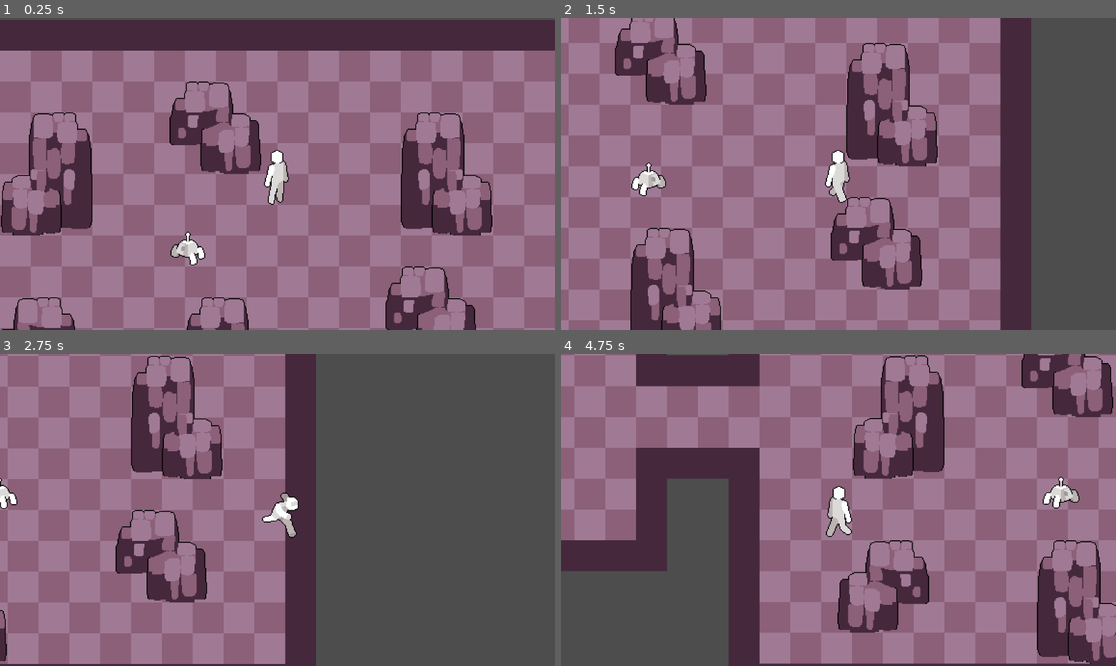
Above: before the commit, frames 1-4 (two rows, left to right).
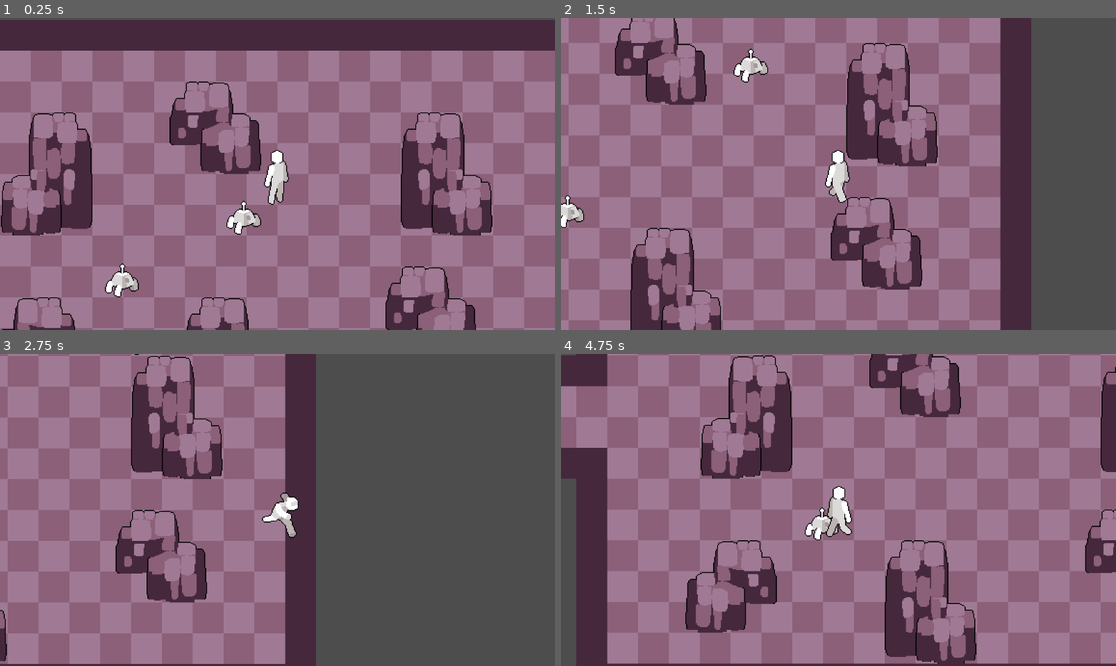
Above: after the commit, the same moments.

Repository: leandrojofre/godot4-rpg-chaotic
Game: Godot game, scene res://scenes/Game.tscn
Two runs of this game, one before a commit and one after it. Both use one fixed random seed, a clock stepped at 60 frames per second and the inputs below.
Inputs:
- Up to frame 1 (0.25 s): no input
- Up to frame 2 (1.5 s): hold D (right) 0.53-1.28 s; hold Shift (run) 0.53-1.28 s; hold S (down) from 1.28 s (still down); tap Shift (run) at 1.35 s
- Up to frame 3 (2.75 s): release S (down) at 2.03 s; hold D (right) from 2.03 s (still down); hold Shift (run) from 2.03 s (still down)
- Up to frame 4 (4.75 s): release Shift (run) at 2.78 s; tap Shift (run) at 2.85, 4.35 s; release D (right) at 3.53 s; hold Shift (run) 3.53-4.28 s; hold A (left) from 3.53 s (still down)

The runs differ from the first frame. In frame 1, 1.0% of the frame differs, in the area x 18-48%, y 58-90%; in frame 2, 1.0%; in frame 3, 0.2%; in frame 4, 86%, in the area x 0-100%, y 0-100%.

Commit message:
refactor: Update enemy path tracking
Before, the path for the enemies to follow was very simple and limited to two points, now complex paths with multiple points can be made easily. The order of the path depends on the order of the points within the Marker2D array.

Diff:
--- a/scenes/Game.tscn
+++ b/scenes/Game.tscn
@@ -14,4 +14,30 @@
 [node name="Room_base" parent="." instance=ExtResource("2_ijx2x")]
 
 [node name="Enemy_base" parent="." instance=ExtResource("3_l8ykf")]
-position = Vector2(736, 256)
+position = Vector2(736, 224)
+markersNodes = Array[NodePath]([NodePath("PathOrigin"), NodePath("Marker2D-1"), NodePath("Marker2D-2"), NodePath("Marker2D-3"), NodePath("Marker2D-4"), NodePath("Marker2D-5"), NodePath("Marker2D-6"), NodePath("Marker2D-7")])
+loop_in_circles = true
+
+[node name="Marker2D-1" type="Marker2D" parent="Enemy_base"]
+position = Vector2(96, 0)
+
+[node name="Marker2D-2" type="Marker2D" parent="Enemy_base"]
+position = Vector2(96, -128)
+
+[node name="Marker2D-3" type="Marker2D" parent="Enemy_base"]
+position = Vector2(320, -128)
+
+[node name="Marker2D-4" type="Marker2D" parent="Enemy_base"]
+position = Vector2(320, 160)
+
+[node name="Marker2D-5" type="Marker2D" parent="Enemy_base"]
+position = Vector2(128, 160)
+
+[node name="Marker2D-6" type="Marker2D" parent="Enemy_base"]
+position = Vector2(128, 64)
+
+[node name="Marker2D-7" type="Marker2D" parent="Enemy_base"]
+position = Vector2(0, 64)
+
+[node name="Enemy_base2" parent="." instance=ExtResource("3_l8ykf")]
+position = Vector2(640, 288)
--- a/scenes/characters/enemies/_base.tscn
+++ b/scenes/characters/enemies/_base.tscn
@@ -75,12 +75,11 @@
 [sub_resource type="CircleShape2D" id="CircleShape2D_fsl5d"]
 radius = 8.0
 
-[node name="Enemy_base" type="CharacterBody2D" node_paths=PackedStringArray("original_position_a", "original_position_b")]
+[node name="Enemy_base" type="CharacterBody2D"]
 z_index = 1
 y_sort_enabled = true
 script = ExtResource("1_qxuii")
-original_position_a = NodePath("Marker2D-a")
-original_position_b = NodePath("Marker2D-b")
+markersNodes = Array[NodePath]([NodePath("PathOrigin")])
 
 [node name="AnimatedSprite2D" type="AnimatedSprite2D" parent="."]
 sprite_frames = SubResource("SpriteFrames_h1n33")
@@ -93,8 +92,4 @@
 position = Vector2(0, -8)
 shape = SubResource("CircleShape2D_fsl5d")
 
-[node name="Marker2D-a" type="Marker2D" parent="."]
-position = Vector2(-96, 0)
-
-[node name="Marker2D-b" type="Marker2D" parent="."]
-position = Vector2(96, 0)
+[node name="PathOrigin" type="Marker2D" parent="."]
--- a/scripts/characters/enemies/_base.gd
+++ b/scripts/characters/enemies/_base.gd
@@ -1,44 +1,67 @@
 extends CharacterBody2D
 
 @export var speed = 120
-@export var original_position_a: Marker2D
-@export var original_position_b: Marker2D
+@export var markersNodes: Array[NodePath]
+@export var loop_in_circles: bool
 
 @onready var animations = $AnimatedSprite2D
 
-var position_point_a
-var position_point_b
+var step_length = 0
+var currentMarkerTarget = 0
+var swapingTargetDirection = 1
 var position_target
-var velocity_direction
+var velocity_direction = Vector2(0, 0)
+var markers: Array[Vector2]
 
 func _ready():
-	position_point_a = original_position_a.global_position
-	position_point_b = original_position_b.global_position
-	position_target = position_point_a
-	velocity_direction = Vector2(0, 0)
+	for i in range(markersNodes.size()):
+		markers.append(get_node(markersNodes[i]).global_position)
+
+	position_target = markers[currentMarkerTarget]
+
+func swapCurrentMarker():
+	var top_limit_reached = (currentMarkerTarget + swapingTargetDirection == markers.size())
+	var bottom_limit_reached = (currentMarkerTarget + swapingTargetDirection < 0)
+
+	if (top_limit_reached or bottom_limit_reached) and not loop_in_circles:
+		swapingTargetDirection *= -1
+	elif top_limit_reached and loop_in_circles:
+		currentMarkerTarget = -1
+
+	currentMarkerTarget += swapingTargetDirection
+
+	return currentMarkerTarget
 
 func change_direction():
-	if not floor(position.distance_to(position_target)) == 0: return
+	if markers.size() == 1: return
+	if not position.distance_to(position_target) <= step_length: return
 
-	if position_target == position_point_a: position_target = position_point_b
-	elif position_target == position_point_b: position_target = position_point_a
+	if position_target == markers[currentMarkerTarget]:
+		position_target = markers[swapCurrentMarker()]
 
 func select_animation():
 	if velocity_direction.length() == 0:
 		animations.play("idle")
 	else: animations.play("walk")
 
-	if velocity_direction.x >= 0:
+	if velocity_direction.x > 0:
 		animations.flip_h = false
-	else: animations.flip_h = true
-
+	elif velocity_direction.x < 0:
+		animations.flip_h = true
 
 func _physics_process(_delta):
 	change_direction()
 	select_animation()
 
+	if position.distance_to(position_target) <= step_length:
+		position = position_target
+
 	velocity_direction = position.direction_to(position_target).snapped(Vector2(0.1, 0.1))
 	velocity_direction *= speed
+	velocity = velocity_direction
 
-	velocity = velocity_direction
+	var pre_position = position
 	move_and_slide()
+	var pos_position = position
+
+	step_length = pre_position.distance_to(pos_position)
--- a/scripts/characters/player/Player.gd
+++ b/scripts/characters/player/Player.gd
@@ -23,9 +23,10 @@
 	step_x = input_direction_x * speed
 	step_y = input_direction_y * speed
 
-	if input_direction_x >= 0:
+	if input_direction_x > 0:
 		animations.flip_h = false
-	else: animations.flip_h = true
+	elif input_direction_x < 0:
+		animations.flip_h = true
 
 	select_player_animation()
 
